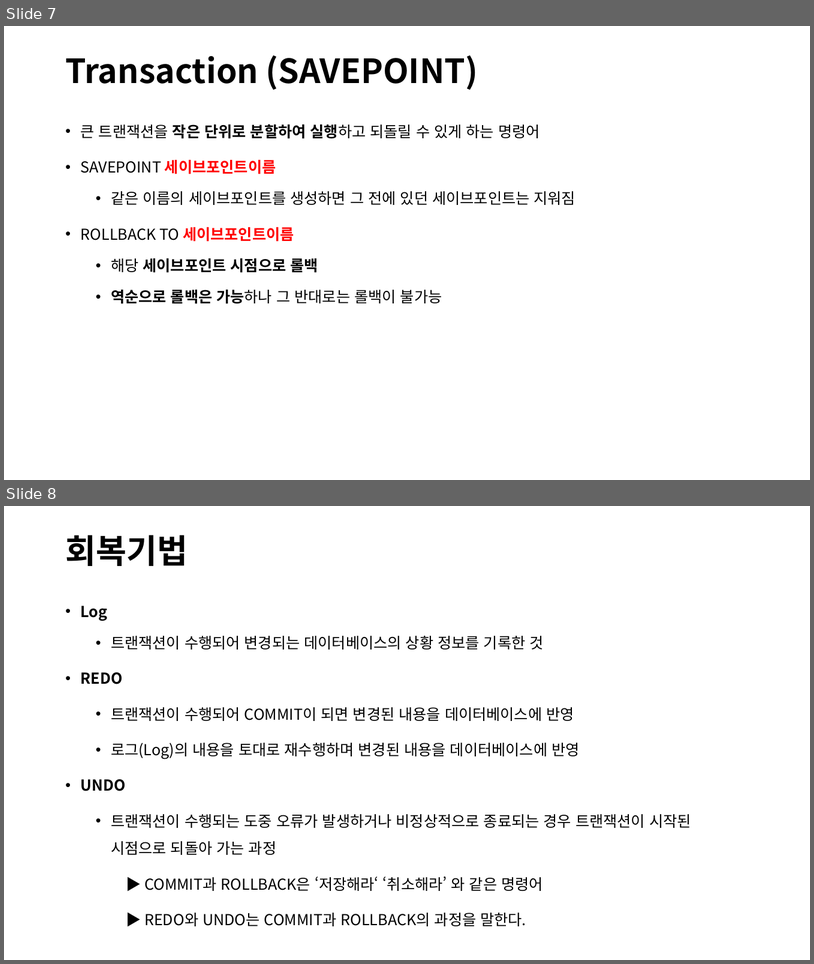
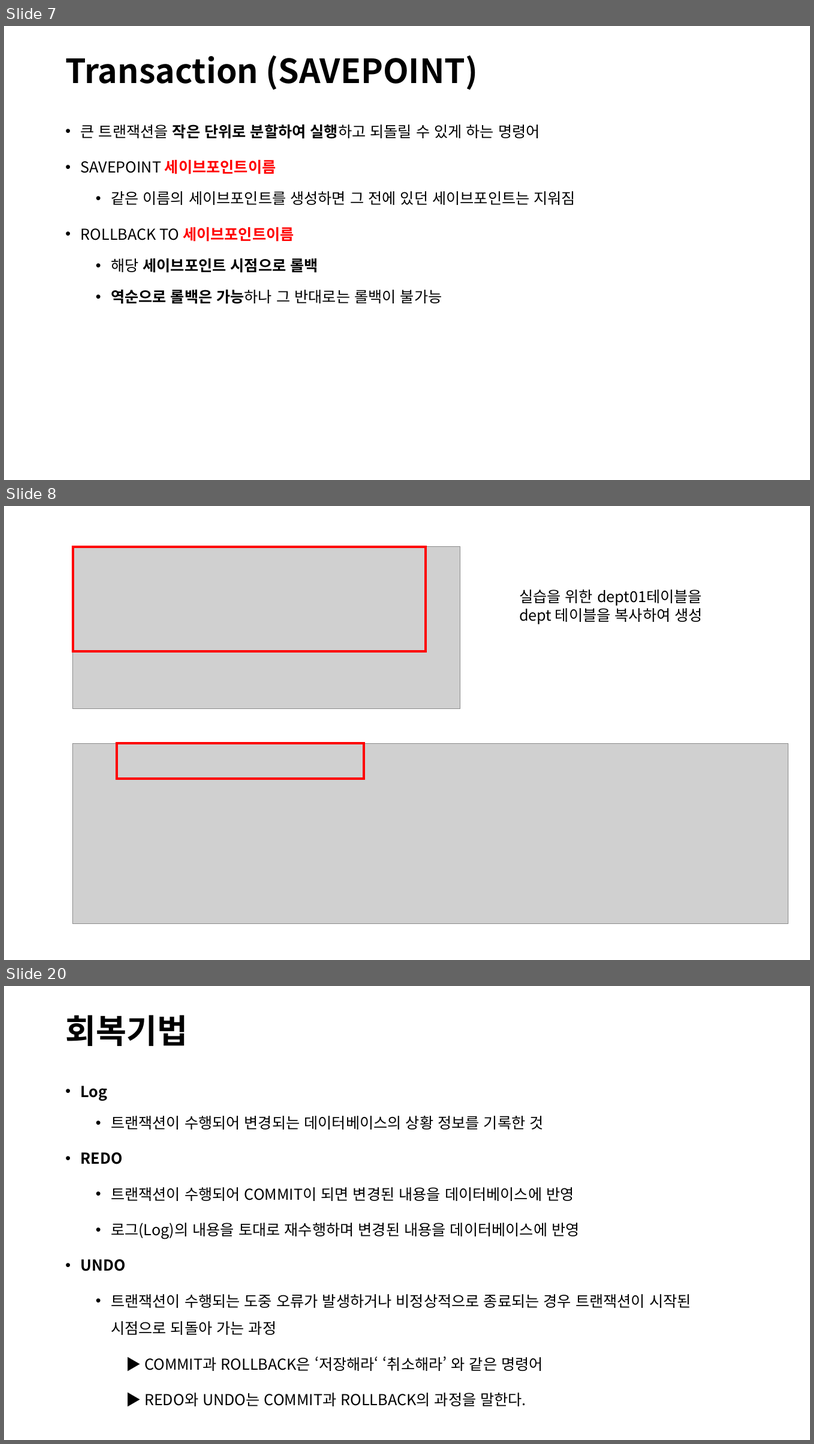
Before and after one commit to lhs501/mirim, a slide deck: 8-SQL-TCL_-_Transaction.pptx. Shown one above the other, each under a label of ours: slides 7 and 8 before the commit, slides 7, 8 and 20 after it; the slides between them are not shown. The pictures are 814x964 and 814x1444 pixels, drawn with LibreOffice and Linux fonts; fonts in the diff are those of the drawing; grey boxes stand for pictures. Boxes give left, top, right and bottom in pixels: in the first picture for what was removed or moved away, otherwise in the second. Text is boxed around its words. In the diff, an @@ line names an element or a change of style, - is before the commit and + after.

```diff
--- a/8-SQL-TCL_-_Transaction.pptx
+++ b/8-SQL-TCL_-_Transaction.pptx
@@ slide 8 added at [4,506,810,960], background #FFFFFF @@
@@ picture added at [73,547,460,708] @@
@@ rectangle added at [73,547,426,651], outline #FF0000 3 pt @@
@@ text added at [519,589,702,624], 18 pt, text #000000 @@
+실습을 위한 dept01테이블을 dept 테이블을 복사하여 생성
@@ picture added at [73,743,789,924] @@
@@ rectangle added at [117,743,365,778], outline #FF0000 3 pt @@
@@ what was slide 8 is now slide 20 @@
```
Also in this commit, not shown: 11 other slides added.
